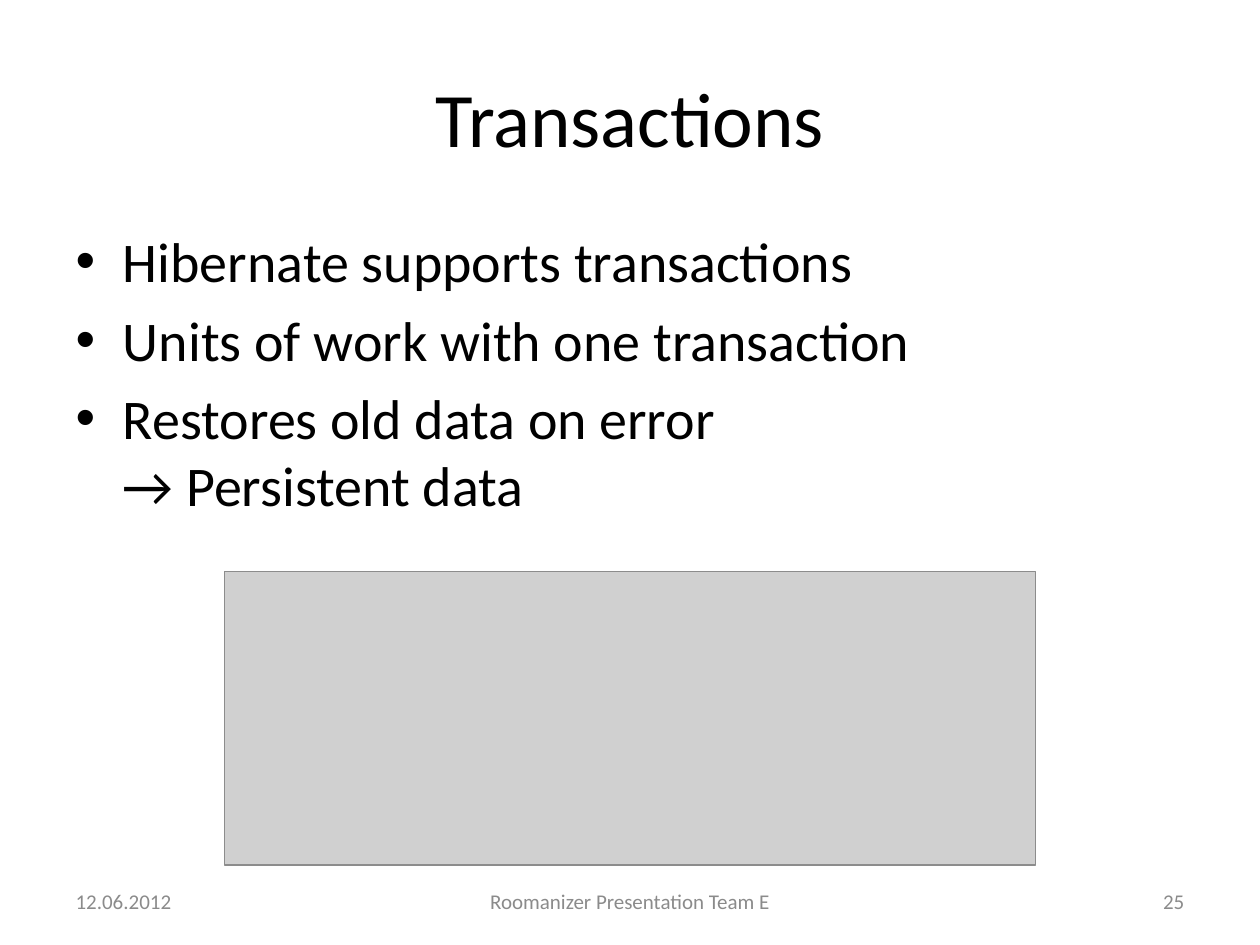
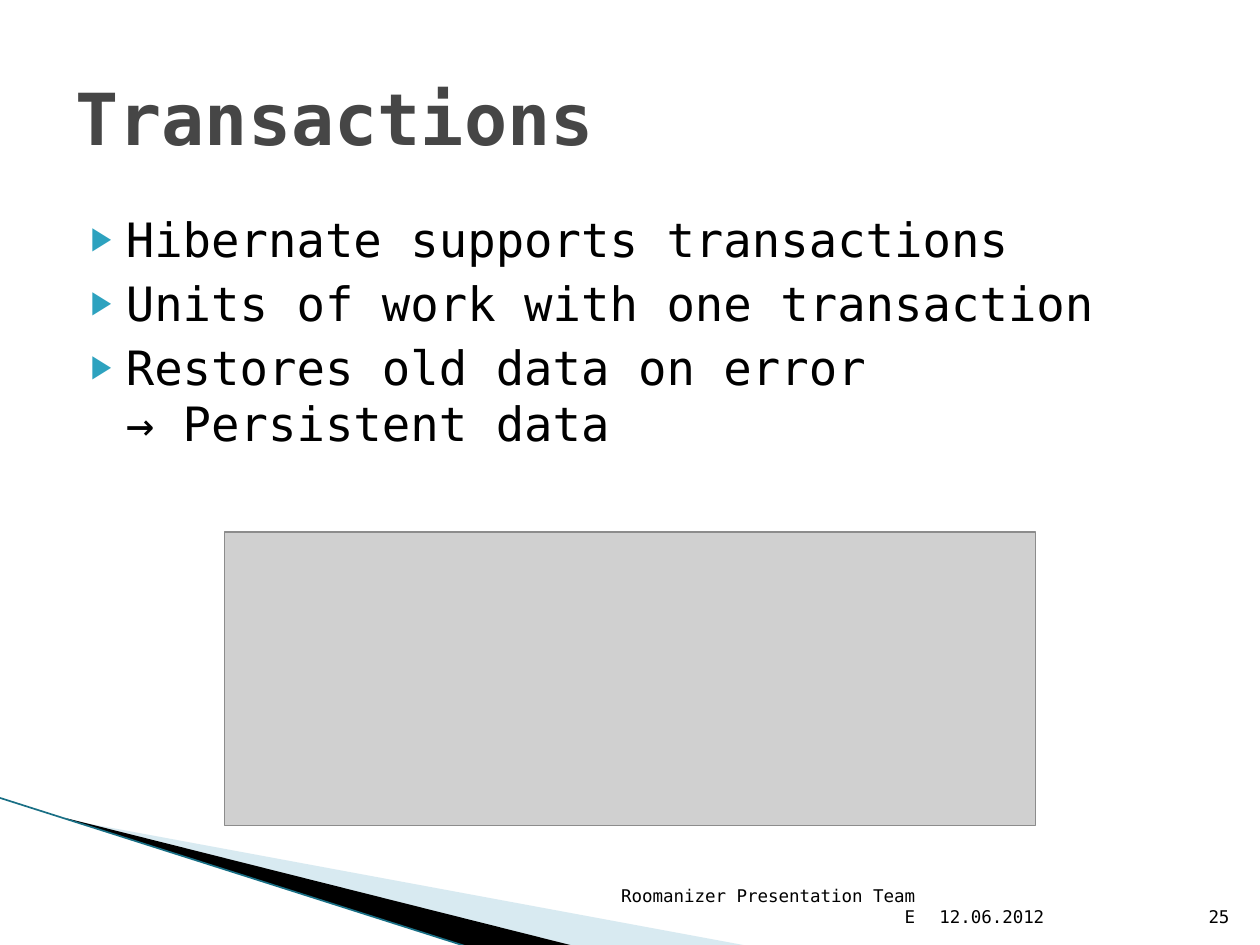
Before and after one commit to markusmo/HotelSoftware, a slide deck: slide 25 of Documentation/Praesentation/PresentationRoomanizer.pptx. Drawn at 1260x945 pixels with LibreOffice and Linux fonts; fonts in the diff are those of the drawing; grey boxes stand for pictures; background and template pictures are left out. Boxes give left, top, right and bottom in pixels: in the first picture for what was removed or moved away, otherwise in the second. Text is boxed around its words. In the diff, an @@ line names an element or a change of style, - is before the commit and + after.

```diff
--- a/Documentation/Praesentation/PresentationRoomanizer.pptx
+++ b/Documentation/Praesentation/PresentationRoomanizer.pptx
@@ title "Transactions" at [75, 87, 593, 146]: size 44 to 41 pt, font Calibri to DejaVu Sans Mono, text colour #000000 to #464646, bold on; alignment centre to left @@
@@ text "Hibernate supports transactions": place and size @@
-text "Hibernate supports transactions" at [123, 243, 909, 507]
+text "Hibernate supports transactions" at [126, 221, 1093, 442]
@@ text "Hibernate supports transactions" at [126, 221, 1093, 442]: size 32 to 27 pt, font Calibri to DejaVu Sans Mono; bullet • to ▶; less space between paragraphs @@
@@ picture: place and size @@
-picture at [224, 572, 1036, 866]
+picture at [224, 532, 1036, 825]
@@ line added from (0, 798) to (467, 945), #97C5D8 0.95 pt @@
@@ freeform shape added at [67, 818, 576, 945], fill #000000 @@
@@ freeform shape added at [69, 819, 750, 945], fill #A0CBDC at 40% opacity @@
@@ text "Roomanizer Presentation Team E": place and size @@
-text "Roomanizer Presentation Team E" at [490, 894, 769, 909]
+text "Roomanizer Presentation Team E" at [621, 888, 916, 923]
@@ text "Roomanizer Presentation Team E" at [621, 888, 916, 923]: size 12 to 10 pt, font Calibri to DejaVu Sans Mono, text colour #8C8C8C to #000000; alignment centre to right; vertical alignment middle to bottom @@
@@ text "12.06.2012" at [939, 910, 1044, 924]: size 12 to 10 pt, font Calibri to DejaVu Sans Mono, text colour #8C8C8C to #000000; vertical alignment middle to bottom @@
@@ text "12.06.2012": place and size @@
-text "12.06.2012" at [76, 895, 172, 909]
+text "12.06.2012" at [939, 910, 1044, 924]
@@ page number: place and size @@
-page number at [1163, 895, 1184, 909]
+page number at [1209, 910, 1230, 924]
@@ page number at [1209, 910, 1230, 924]: size 12 to 10 pt, font Calibri to DejaVu Sans Mono, text colour #8C8C8C to #000000; vertical alignment middle to bottom @@
```
Also in this commit, not shown: 46 other slides changed.
